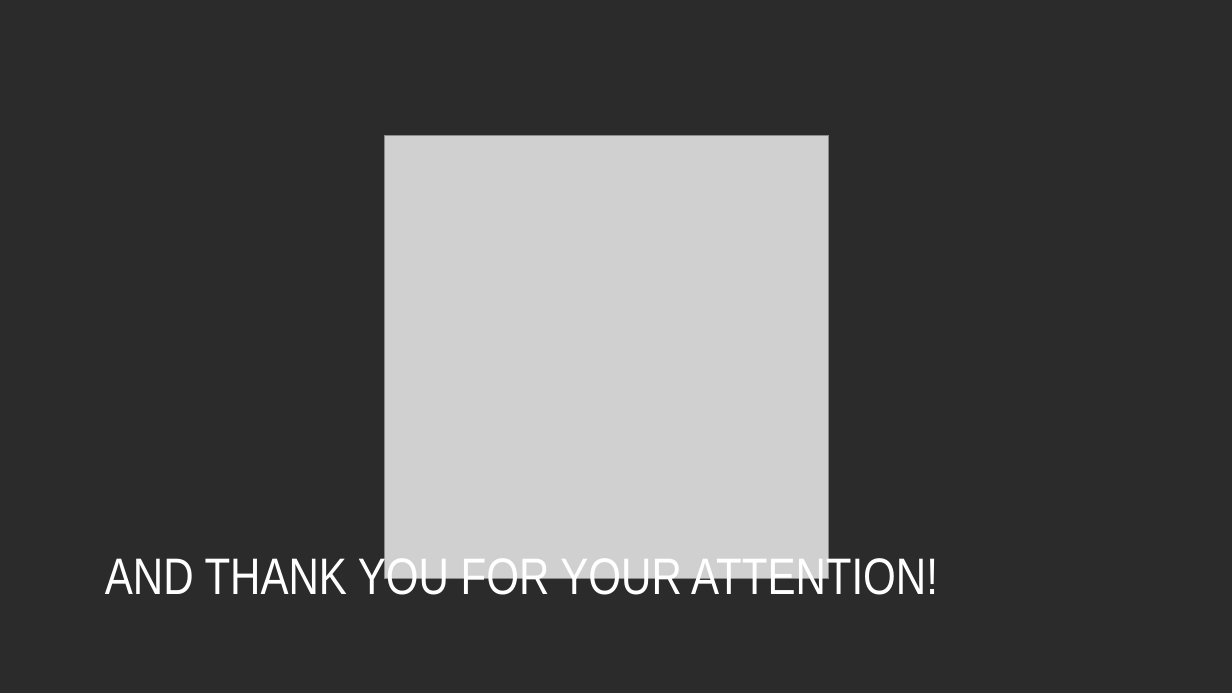
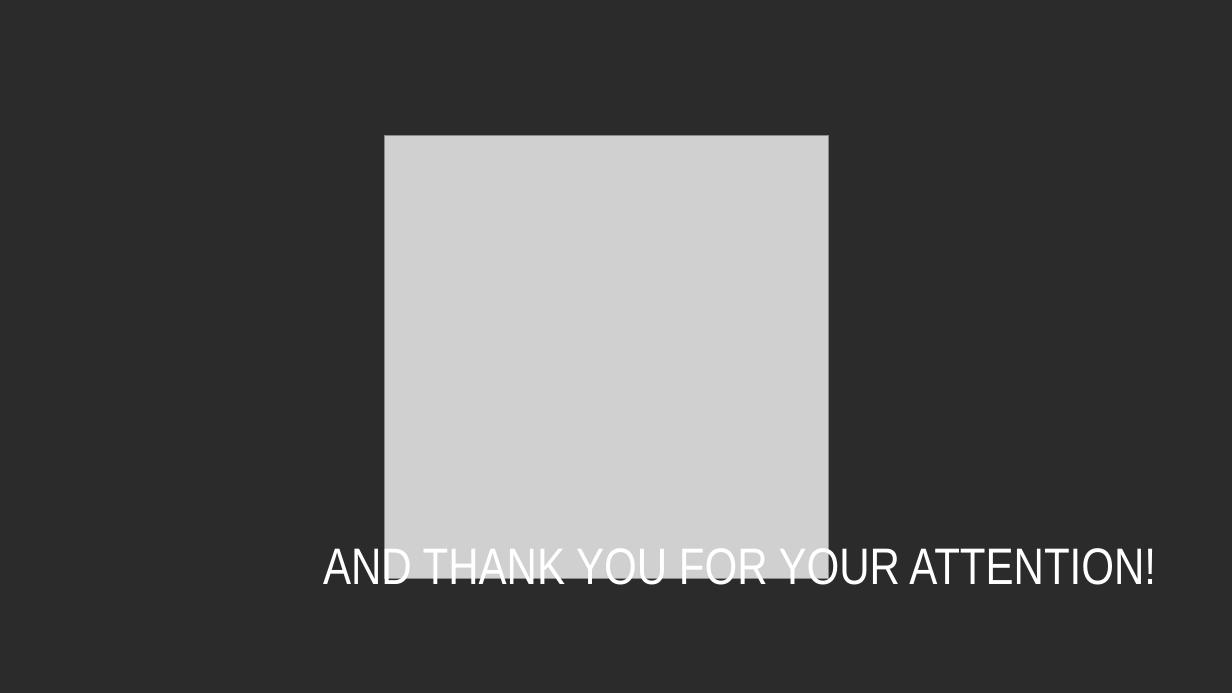
Before and after one commit to Team-New-Orleans/Team-Project, a slide deck: slide 4 of Presentation/The Undertaker.pptx. Drawn at 1232x693 pixels with LibreOffice and Linux fonts; fonts in the diff are those of the drawing; grey boxes stand for pictures; background and template pictures are left out; a plain dark background stands for a picture behind light text. Boxes give left, top, right and bottom in pixels: in the first picture for what was removed or moved away, otherwise in the second. Text is boxed around its words. In the diff, an @@ line names an element or a change of style, - is before the commit and + after.

```diff
--- a/Presentation/The Undertaker.pptx
+++ b/Presentation/The Undertaker.pptx
@@ text "AND THANK YOU FOR YOUR ...": place and size @@
-text "AND THANK YOU FOR YOUR ..." at [105, 552, 938, 604]
+text "AND THANK YOU FOR YOUR ..." at [323, 542, 1156, 594]
```
Also in this commit, not shown: 3 other slides changed.
